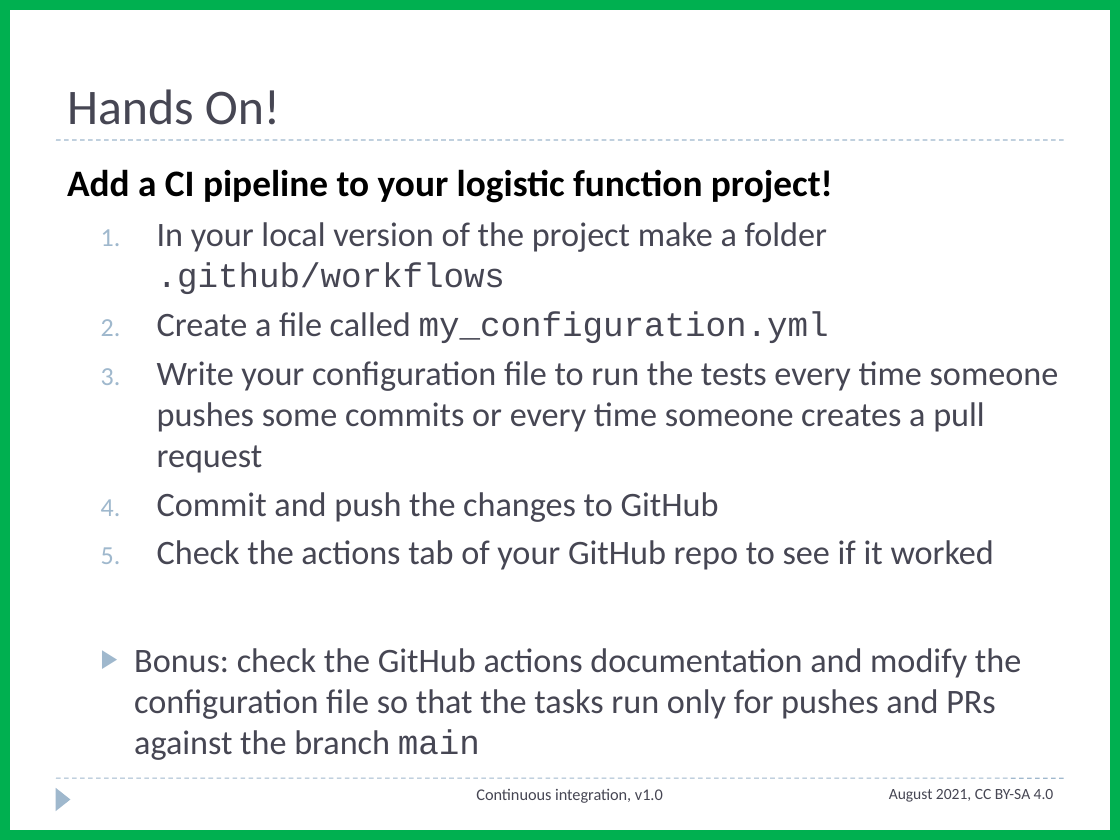
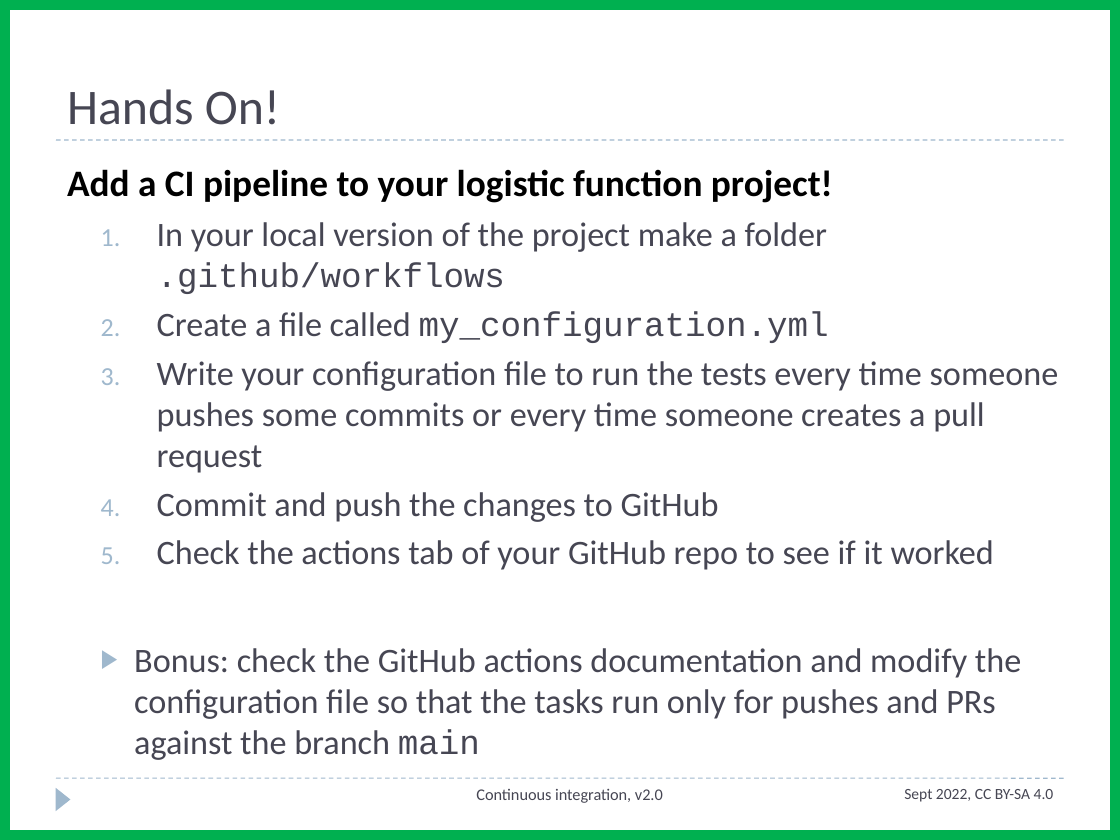
Before and after one commit to ASPP/testing_debugging_profiling, a slide deck: slide 13 of continuous_integration.pptx. Drawn at 1120x840 pixels with LibreOffice and Linux fonts; fonts in the diff are those of the drawing. Boxes give left, top, right and bottom in pixels: in the first picture for what was removed or moved away, otherwise in the second. Text is boxed around its words. In the diff, an @@ line names an element or a change of style, - is before the commit and + after.

```diff
--- a/continuous_integration.pptx
+++ b/continuous_integration.pptx
@@ text at box(476, 789, 663, 803): text changed @@
-Continuous integration, v1.0
+Continuous integration, v2.0
@@ text at box(904, 789, 1054, 802): text changed @@
-August 2021, CC BY-SA 4.0
+Sept 2022, CC BY-SA 4.0
```
Also in this commit, not shown: 22 other slides changed, 1 other file.
